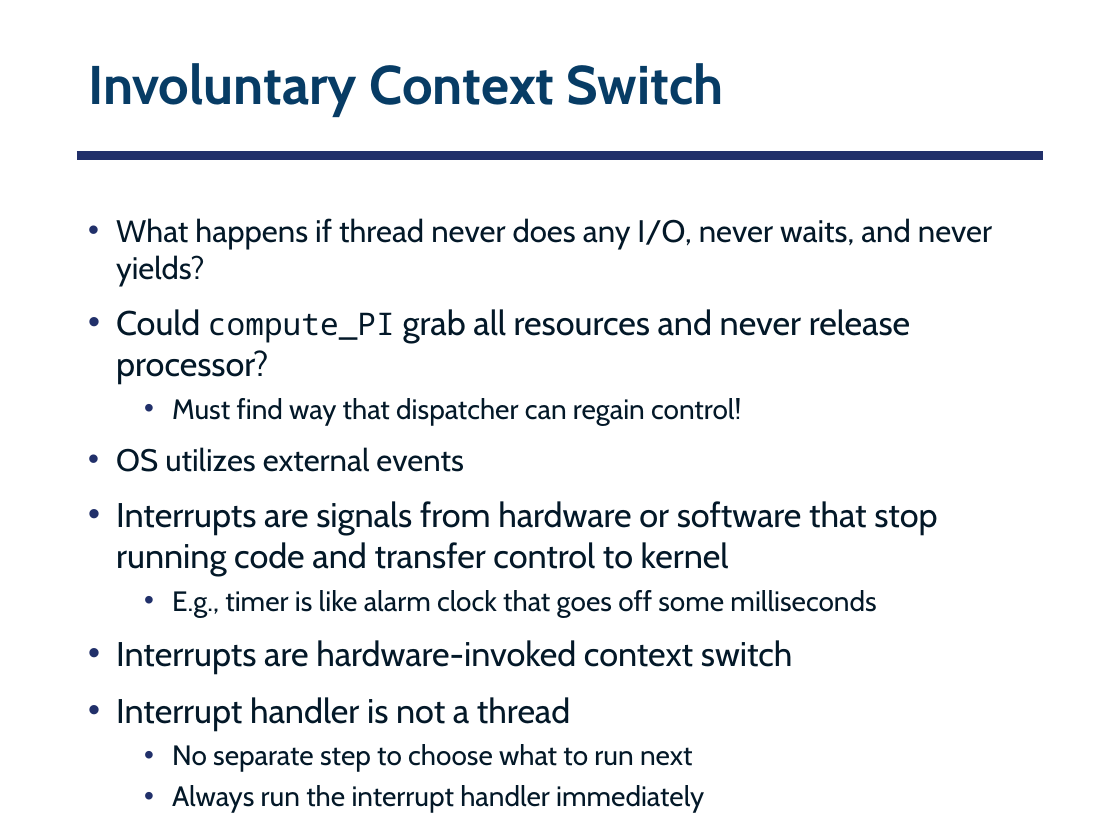
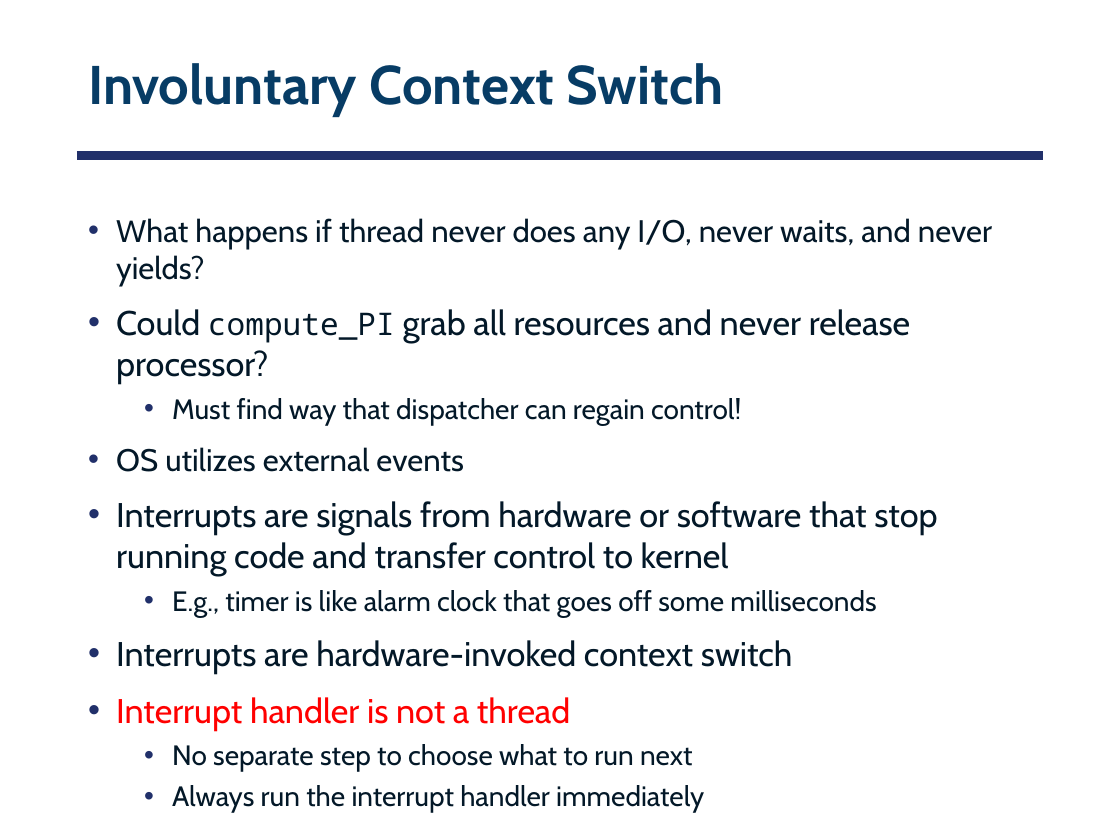
Before and after one commit to smajidzahedi/ECE350, a slide deck: slide 15 of 03-multithreaded.pptx. Drawn at 1120x840 pixels with LibreOffice and Linux fonts; fonts in the diff are those of the drawing. Boxes give left, top, right and bottom in pixels: in the first picture for what was removed or moved away, otherwise in the second. Text is boxed around its words. In the diff, an @@ line names an element or a change of style, - is before the commit and + after.

```diff
--- a/03-multithreaded.pptx
+++ b/03-multithreaded.pptx
@@ text at <box>116,697,570,731</box>: text colour #031828 to #FF0000 in "Interrupt handler is not a thread" @@
```
Also in this commit, not shown: 3 other slides changed, 4 other files.
